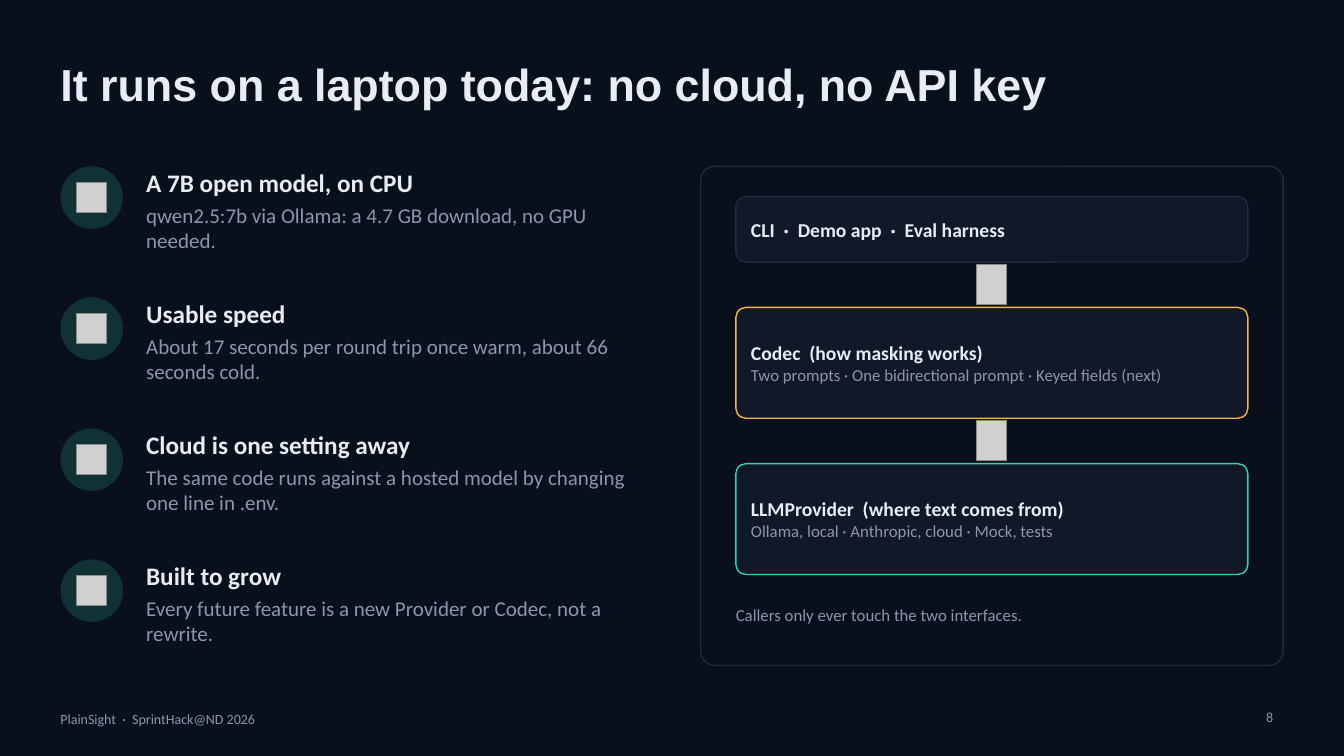
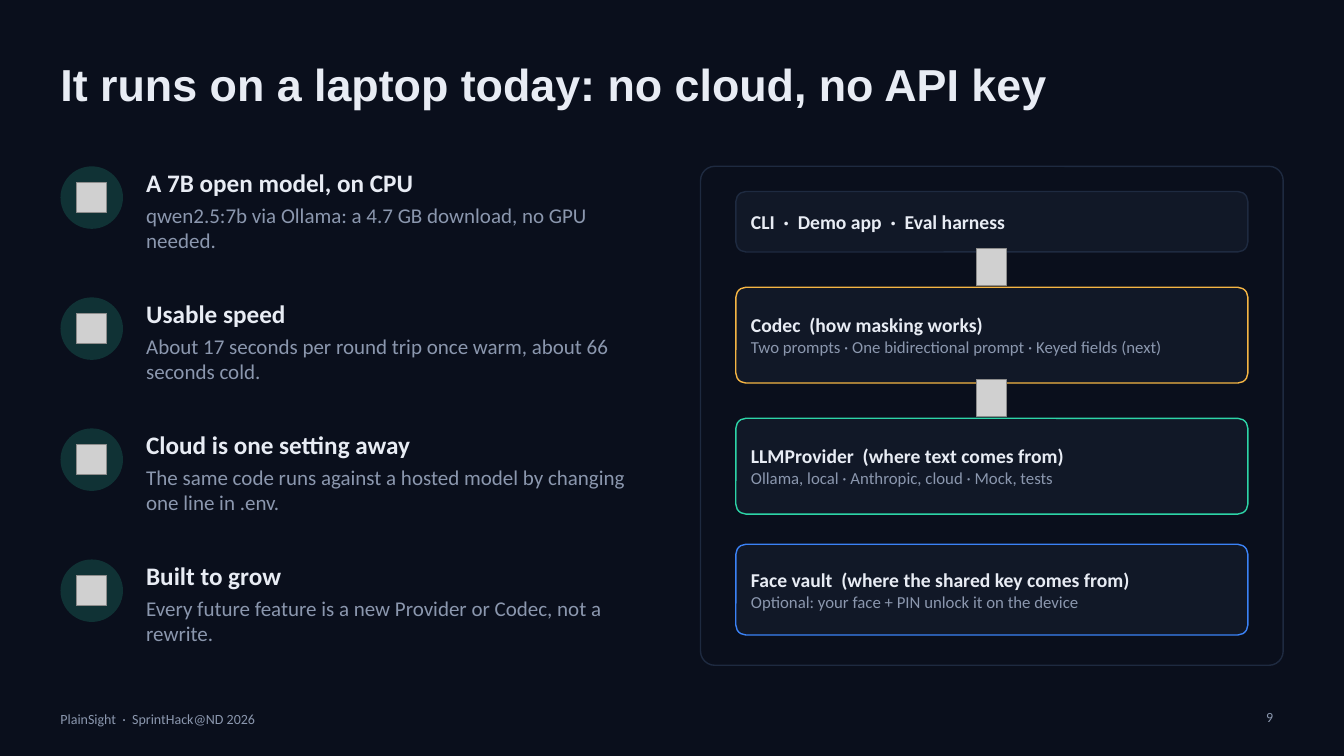
Before and after one commit to LemonPrism/SprintHack-ND, a slide deck: slide 9 of deck/PlainSight.pptx (slide 8 before the commit). Drawn at 1344x756 pixels with LibreOffice and Linux fonts; fonts in the diff are those of the drawing; grey boxes stand for pictures. Boxes give left, top, right and bottom in pixels: in the first picture for what was removed or moved away, otherwise in the second. Text is boxed around its words. In the diff, an @@ line names an element or a change of style, - is before the commit and + after.

```diff
--- a/deck/PlainSight.pptx
+++ b/deck/PlainSight.pptx
@@ rounded rectangle: place and size @@
-rounded rectangle at [736, 197, 1248, 262]
+rounded rectangle at [736, 192, 1248, 252]
@@ text "CLI · Demo app · ...": place and size @@
-text "CLI · Demo app · ..." at [751, 223, 1005, 240]
+text "CLI · Demo app · ..." at [751, 215, 1005, 232]
@@ picture: place and size @@
-picture at [977, 264, 1007, 304]
+picture at [977, 249, 1007, 285]
@@ rounded rectangle: place and size @@
-rounded rectangle at [736, 308, 1248, 418]
+rounded rectangle at [736, 287, 1248, 383]
@@ text "Codec (how masking works)": place and size @@
-text "Codec (how masking works)" at [751, 345, 1161, 384]
+text "Codec (how masking works)" at [751, 317, 1161, 356]
@@ picture: place and size @@
-picture at [977, 420, 1007, 461]
+picture at [977, 380, 1007, 416]
@@ proportions changed in 3 elements at [736, 192, 1248, 252], [736, 287, 1248, 383], [736, 418, 1248, 514] @@
@@ rounded rectangle: place and size @@
-rounded rectangle at [736, 464, 1248, 575]
+rounded rectangle at [736, 418, 1248, 514]
@@ text "LLMProvider (where text comes from)": place and size @@
-text "LLMProvider (where text comes from)" at [751, 501, 1064, 540]
+text "LLMProvider (where text comes from)" at [751, 448, 1064, 487]
@@ rounded rectangle added at [736, 544, 1248, 635], fill #111827, outline #3B82F6 1 pt @@
@@ text added at [751, 572, 1130, 611], 12 pt, text #8B97AE @@
+Face vault (where the shared key comes from)
+Optional: your face + PIN unlock it on the device
@@ text removed at [736, 609, 1022, 624] @@
-Callers only ever touch the two interfaces.
@@ page number at [1266, 713, 1273, 722]: text changed @@
-8
+9
```
Also in this commit, not shown: 3 other slides changed, 1 slide added, 2 other files.
